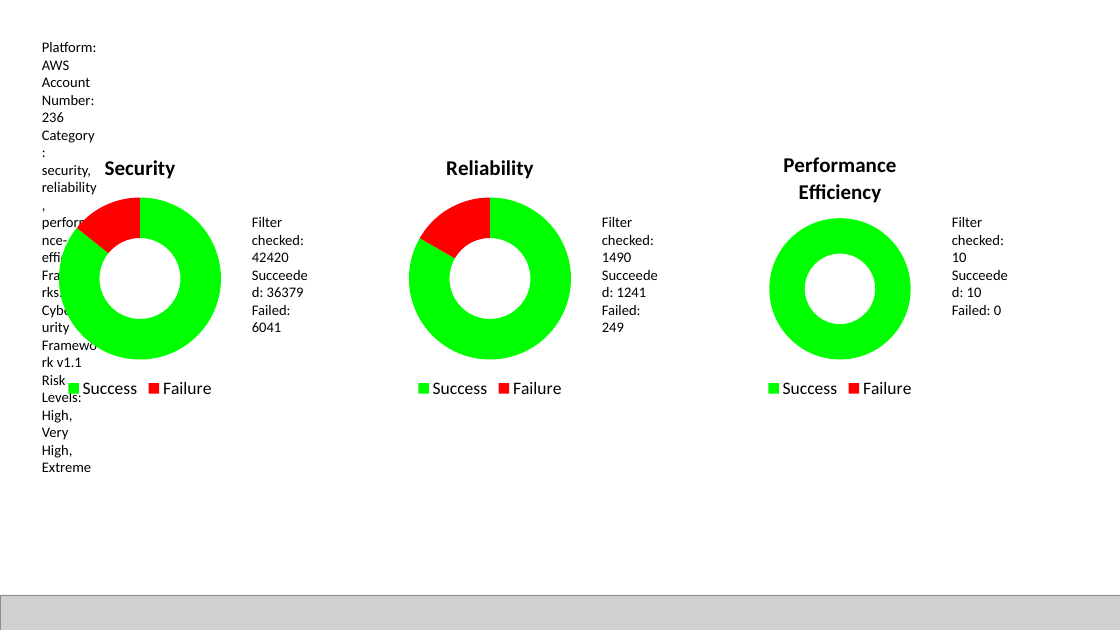
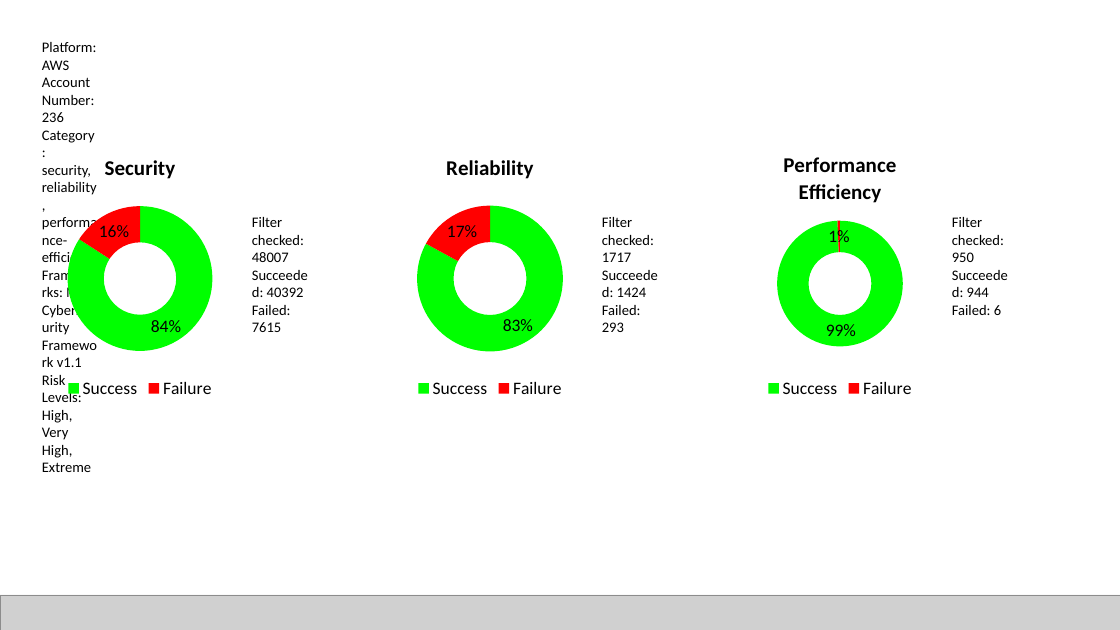
Before and after one commit to m3n3s/TM_Conformity, a slide deck: slide 2 of test.pptx. Drawn at 1120x630 pixels with LibreOffice and Linux fonts; fonts in the diff are those of the drawing; grey boxes stand for pictures. Boxes give left, top, right and bottom in pixels: in the first picture for what was removed or moved away, otherwise in the second. Text is boxed around its words. In the diff, an @@ line names an element or a change of style, - is before the commit and + after.

Commit message:
Fixed labels for doughnut chart

```diff
--- a/test.pptx
+++ b/test.pptx
@@ doughnut chart at (x1=35, y1=140, x2=245, y2=402) @@
@@ Series 1, Success: 86 to 84 @@
@@ Series 1, Failure: 14 to 16 @@
@@ data labels of Series 1 added @@
@@ doughnut chart at (x1=385, y1=140, x2=595, y2=402) @@
@@ data labels of Series 1 added @@
@@ doughnut chart at (x1=735, y1=140, x2=945, y2=402) @@
@@ Series 1, Success: 100 to 99 @@
@@ Series 1, Failure: 0 to 1 @@
@@ data labels of Series 1 added @@
@@ text at (x1=252, y1=217, x2=304, y2=332): text changed @@
-Filter checked: 42420
-Succeeded: 36379
-Failed: 6041
+Filter checked: 48007
+Succeeded: 40392
+Failed: 7615
@@ text at (x1=602, y1=217, x2=654, y2=332): text changed @@
-Filter checked: 1490
-Succeeded: 1241
-Failed: 249
+Filter checked: 1717
+Succeeded: 1424
+Failed: 293
@@ text at (x1=952, y1=217, x2=1004, y2=315): text changed @@
-Filter checked: 10
-Succeeded: 10
-Failed: 0
+Filter checked: 950
+Succeeded: 944
+Failed: 6
```
Also in this commit, not shown: 1 other slide changed, 1 other file.
